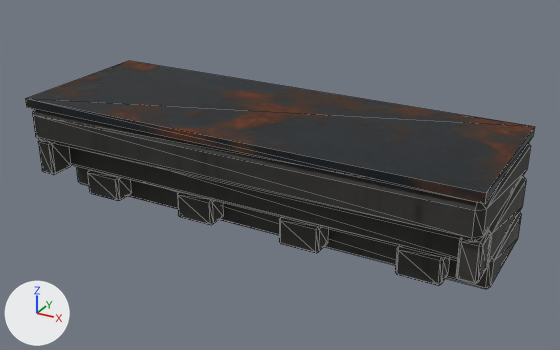
An edit to the glTF model void-runner/assets/models/kit/kit_cornice_2m.glb, drawn before and after from the same camera.
Rendered twice from a 50 mm camera at (2.51, -2.28, 1.54) aimed at (1.05, 0.36, 0.22). Every picture has the same lights, and +X, +Y and +Z are marked at lower left. The first picture is the older version. Mesh edges are drawn as thin lines. Where no turn or scale is listed for an object, it has been applied to the vertices. Vertices at exactly the same position are counted once.

Objects in the first picture: 'kit_cornice_2m'.
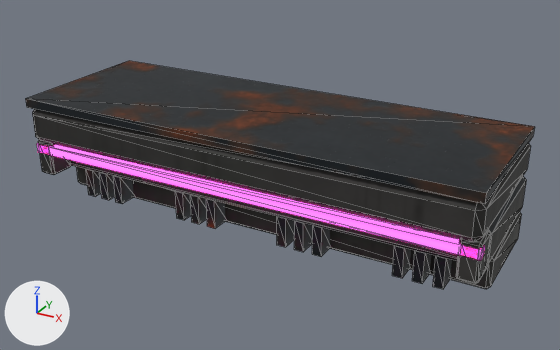
Boxes (x1, y1, x2, y2) around the edits, measured in the pictures (560 x 350 px):
'kit_cornice_2m__neon_0', added: after (37, 143, 485, 260)
part 1 of me_kit_cornice_2m, added: after (86, 169, 101, 196)
part 2 of me_kit_cornice_2m, added: after (99, 173, 115, 200)
part 3 of me_kit_cornice_2m, added: after (113, 176, 134, 204)
part 4 of me_kit_cornice_2m, added: after (175, 191, 191, 220)
part 5 of me_kit_cornice_2m, added: after (190, 195, 207, 224)
part 6 of me_kit_cornice_2m, added: after (206, 199, 226, 228)
part 7 of me_kit_cornice_2m, added: after (277, 217, 295, 247)
part 8 of me_kit_cornice_2m, added: after (294, 221, 312, 252)
part 9 of me_kit_cornice_2m, added: after (312, 226, 330, 257)
part 10 of me_kit_cornice_2m, added: after (392, 246, 411, 278)
part 11 of me_kit_cornice_2m, added: after (412, 251, 431, 284)
part 12 of me_kit_cornice_2m, added: after (433, 256, 452, 289)
part 13 of me_kit_cornice_2m, deleted: before (88, 170, 132, 201)
part 14 of me_kit_cornice_2m, deleted: before (395, 247, 449, 286)
part 15 of me_kit_cornice_2m, deleted: before (177, 192, 223, 225)
part 16 of me_kit_cornice_2m, deleted: before (279, 218, 328, 253)

The change, as a list of edits to the scene's bpy script:
```text
Add img_kit_emissive_color_png:
    img_kit_emissive_color_png = load_image('kit_emissive_color.png', 'textures/kit_emissive_color.png', 1024, 1024, 'sRGB')
Add mat_kit_emissive:
    mat_kit_emissive = bpy.data.materials.new('kit_emissive')
    mat_kit_emissive.use_nodes = True; mat_kit_emissive.node_tree.nodes.clear()
    _N = mat_kit_emissive.node_tree.nodes; _L = mat_kit_emissive.node_tree.links
    n0 = _N.new('ShaderNodeBsdfPrincipled'); n0.name = 'Principled BSDF'
    n0.inputs[0].default_value = (0.0, 0.0, 0.0, 1.0)  # 'Base Color', black #000000
    n0.inputs[28].default_value = 6.0  # 'Emission Strength'
    n1 = _N.new('ShaderNodeOutputMaterial'); n1.name = 'Material Output'
    n2 = _N.new('ShaderNodeTexImage'); n2.name = 'Image Texture'
    n2.image = img_kit_emissive_color_png
    _L.new(n0.outputs[0], n1.inputs[0])  # 'BSDF' to 'Surface'
    _L.new(n2.outputs[0], n0.inputs[27])  # 'Color' to 'Emission Color'
Change me_kit_cornice_2m:
    used by ob_kit_cornice_2m; location = (0.0, 0.0, 0.0)
    remove me_kit_cornice_2m.from_pydata(...)  # 224 vertices, 408 faces; spans x 0.0..2.0, y 0.0..0.7, z 0.0..0.5
    add me_kit_cornice_2m.from_pydata(...)  # 224 vertices, 376 faces; spans x 0.0..2.0, y 0.0..0.7, z 0.0..0.5
    me_kit_cornice_2m part 1: a new loose piece, a box spanning x 0.15..0.19, y 0.16..0.25, z 0.01..0.14, in mat_kit_metal
    me_kit_cornice_2m part 2: a new loose piece, a box spanning x 0.23..0.27, y 0.16..0.25, z 0.01..0.14, in mat_kit_metal
    me_kit_cornice_2m part 3: a new loose piece, a box spanning x 0.31..0.35, y 0.16..0.25, z 0.01..0.14, in mat_kit_metal
    me_kit_cornice_2m part 4: a new loose piece, a box spanning x 0.65..0.69, y 0.16..0.25, z 0.01..0.14, in mat_kit_metal
    me_kit_cornice_2m part 5: a new loose piece, a box spanning x 0.73..0.77, y 0.16..0.25, z 0.01..0.14, in mat_kit_metal
    me_kit_cornice_2m part 6: a new loose piece, a box spanning x 0.81..0.85, y 0.16..0.25, z 0.01..0.14, in mat_kit_metal
    me_kit_cornice_2m part 7: a new loose piece, a box spanning x 1.15..1.19, y 0.16..0.25, z 0.01..0.14, in mat_kit_metal
    me_kit_cornice_2m part 8: a new loose piece, a box spanning x 1.23..1.27, y 0.16..0.25, z 0.01..0.14, in mat_kit_metal
    me_kit_cornice_2m part 9: a new loose piece, a box spanning x 1.31..1.35, y 0.16..0.25, z 0.01..0.14, in mat_kit_metal
    me_kit_cornice_2m part 10: a new loose piece, a box spanning x 1.65..1.69, y 0.16..0.25, z 0.01..0.14, in mat_kit_metal
    me_kit_cornice_2m part 11: a new loose piece, a box spanning x 1.73..1.77, y 0.16..0.25, z 0.01..0.14, in mat_kit_metal
    me_kit_cornice_2m part 12: a new loose piece, a box spanning x 1.81..1.85, y 0.16..0.25, z 0.01..0.14, in mat_kit_metal
    me_kit_cornice_2m part 13: the loose piece of 24 vertices spanning x 0.16..0.34, y 0.15..0.25, z 0.02..0.14 is deleted
    me_kit_cornice_2m part 14: the loose piece of 24 vertices spanning x 1.66..1.84, y 0.15..0.25, z 0.02..0.14 is deleted
    me_kit_cornice_2m part 15: the loose piece of 24 vertices spanning x 0.66..0.84, y 0.15..0.25, z 0.02..0.14 is deleted
    me_kit_cornice_2m part 16: the loose piece of 24 vertices spanning x 1.16..1.34, y 0.15..0.25, z 0.02..0.14 is deleted
Add me_kit_cornice_2m__neon_0:
    me_kit_cornice_2m__neon_0.from_pydata(...)  # a box spanning x 0.0..2.0, y 0.03..0.07, z 0.24..0.28
    me_kit_cornice_2m__neon_0.materials.append(mat_kit_emissive)
Add ob_kit_cornice_2m__neon_0:
    ob_kit_cornice_2m__neon_0 = bpy.data.objects.new('kit_cornice_2m__neon_0', me_kit_cornice_2m__neon_0)
    ob_kit_cornice_2m__neon_0.location = (0.0, 0.0, 0.0)
```
